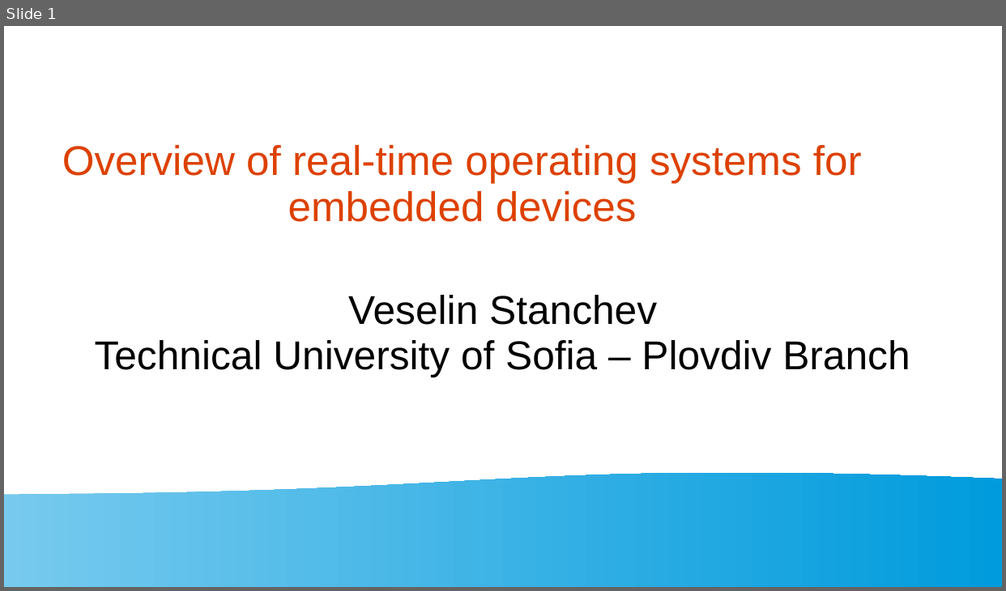
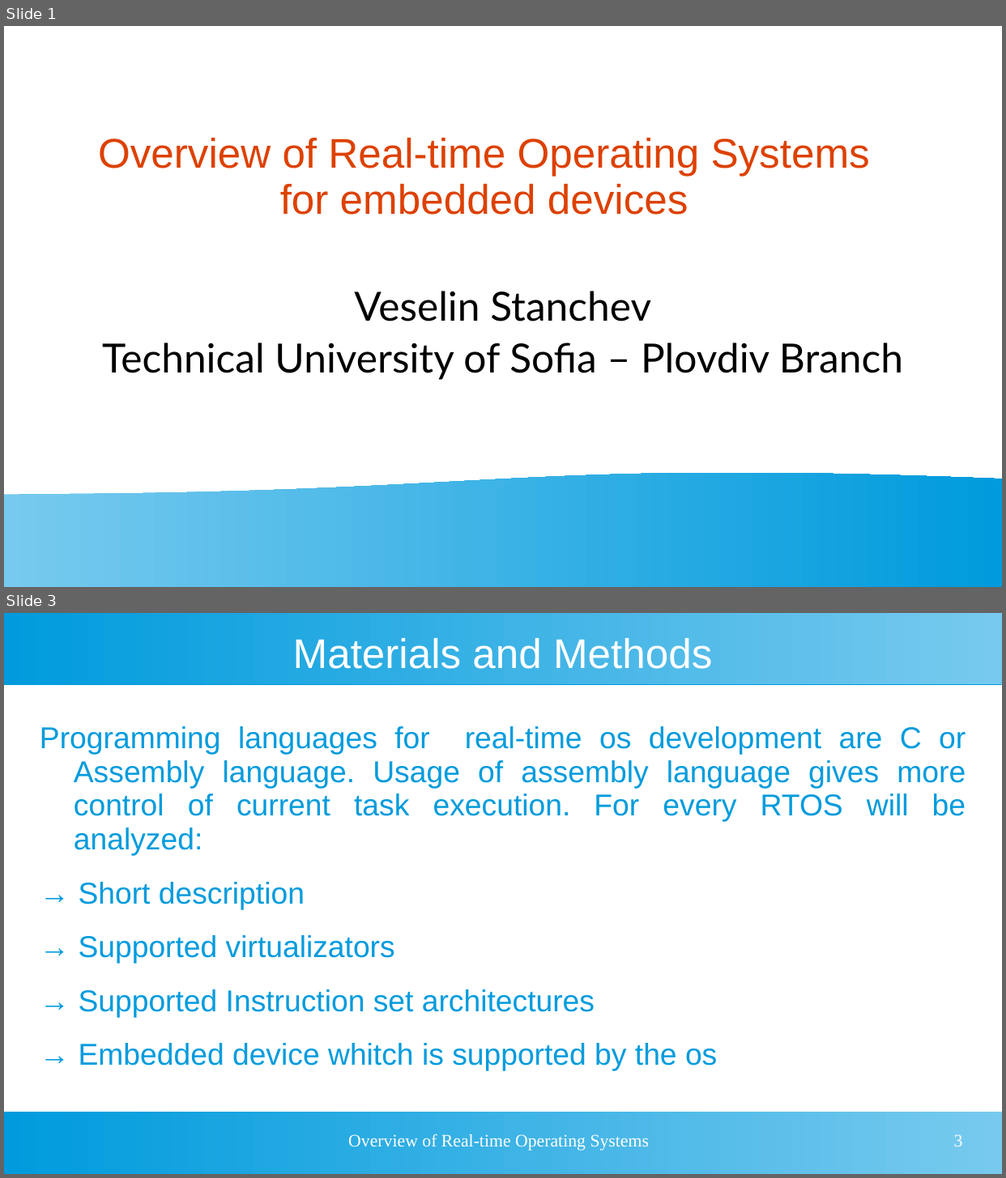
Before and after one commit to vrstanchev/Research-papers, a slide deck: RTOS_Overview_Stanchev.ppt. Shown one above the other, each under a label of ours: slide 1 before the commit, slides 1 and 3 after it; the slides between them are not shown. The pictures are 1006x591 and 1006x1178 pixels, drawn with LibreOffice and Linux fonts; fonts in the diff are those of the drawing. Boxes give left, top, right and bottom in pixels: in the first picture for what was removed or moved away, otherwise in the second. Text is boxed around its words. In the diff, an @@ line names an element or a change of style, - is before the commit and + after.

```diff
--- a/RTOS_Overview_Stanchev.ppt
+++ b/RTOS_Overview_Stanchev.ppt
@@ slide 3 added at box(4, 613, 1002, 1174), background #FFFFFF @@
@@ rectangle added at box(4, 613, 1002, 684), fill gradient #77CAEE to #009BDD @@
@@ title added at box(293, 638, 712, 669), 33 pt, text #FFFFFF @@
+Materials and Methods
@@ text added at box(40, 726, 965, 1071), 24 pt, text #009BDD @@
+Programming languages for real-time os development are C or Assembly language. Usage of assembly language gives more control of current task execution. For every RTOS will be analyzed:
+→ Short description
+→ Supported virtualizators
+→ Supported Instruction set architectures
+→ Embedded device whitch is supported by the os
@@ rectangle added at box(4, 1112, 1002, 1174), fill gradient #77CAEE to #009BDD @@
@@ text added at box(348, 1134, 650, 1151), 14 pt, text #FFFFFF @@
+Overview of Real-time Operating Systems
@@ page number added at box(954, 1135, 963, 1147), 14 pt, text #FFFFFF @@
+3
@@ slide 1 changed as well @@
@@ title at box(98, 138, 870, 215): text changed @@
-Overview of real-time operating systems for embedded devices
+Overview of Real-time Operating Systems for embedded devices
@@ subtitle "Veselin Stanchev" at box(102, 291, 903, 380): font Arial to Lato; more space between paragraphs @@
```
Also in this commit, not shown: 8 other slides added, 1 slide removed, 5 other files.
